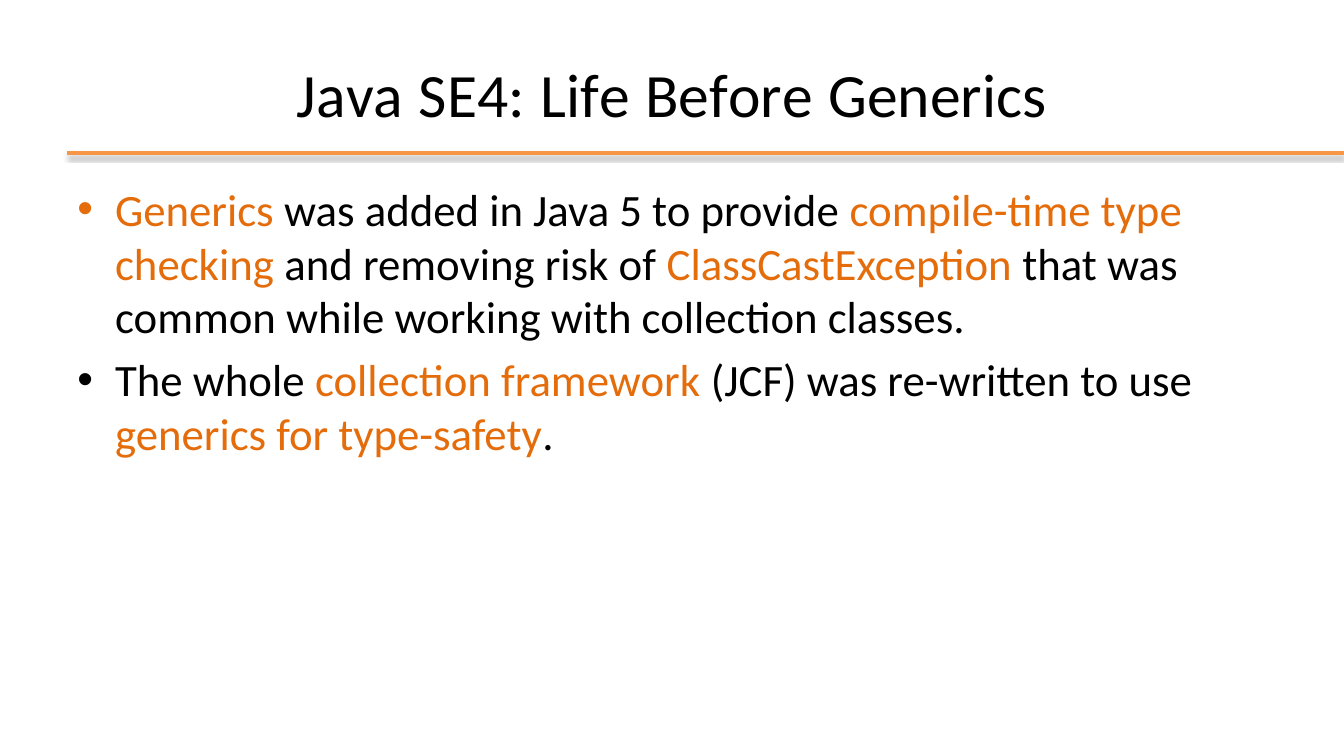
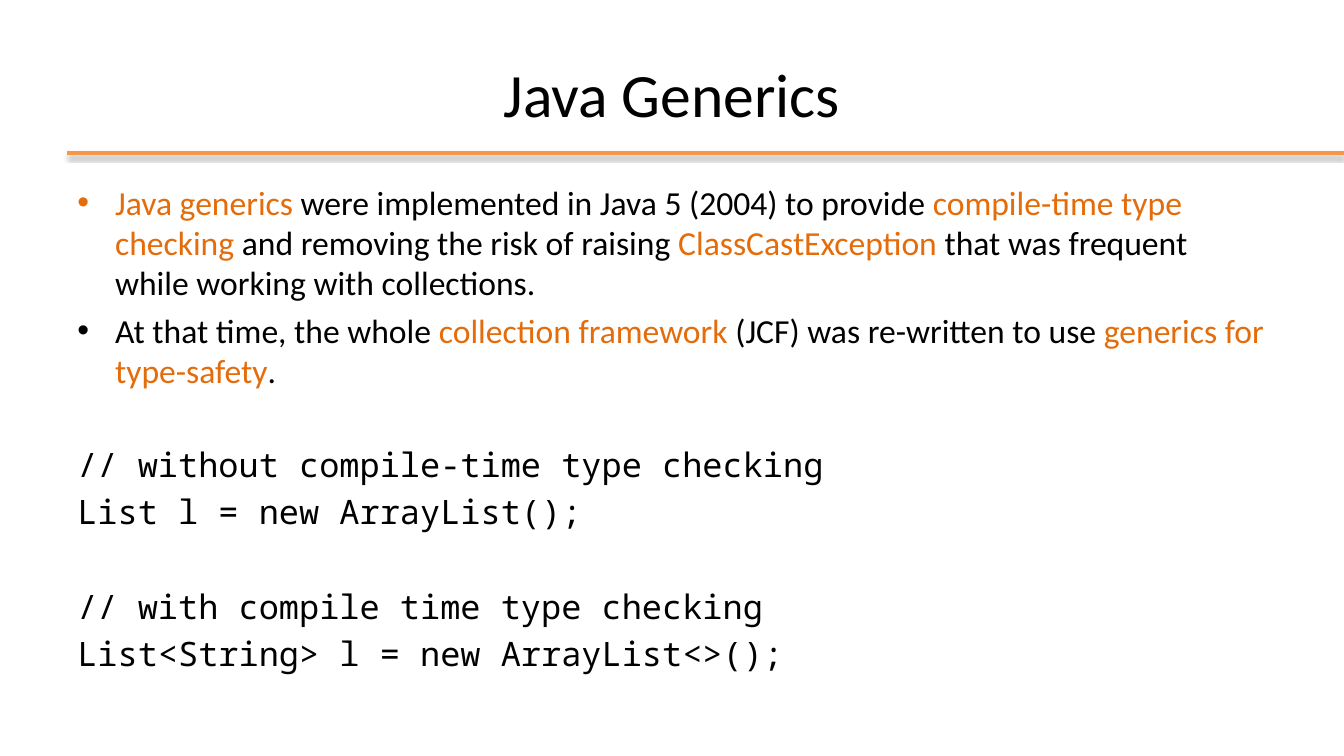
Before and after one commit to plctechnician/ooprogramming, a slide deck: slide 2 of java/slides/ppt/05 - Java Generic Data Structures.pptx. Drawn at 1344x756 pixels with LibreOffice and Linux fonts; fonts in the diff are those of the drawing; background and template pictures are left out. Boxes give left, top, right and bottom in pixels: in the first picture for what was removed or moved away, otherwise in the second. Text is boxed around its words. In the diff, an @@ line names an element or a change of style, - is before the commit and + after.

```diff
--- a/java/slides/ppt/05 - Java Generic Data Structures.pptx
+++ b/java/slides/ppt/05 - Java Generic Data Structures.pptx
@@ title at [503,74,840,118]: text changed @@
-Java SE4: Life Before Generics
+Java Generics
@@ text at [77,190,1264,675]: text changed; size 32 to 24.1 pt @@
-• Generics was added in Java 5 to provide compile-time type checking and removing risk of ClassCastException that was common while working with collection classes.
-• The whole collection framework (JCF) was re-written to use generics for type-safety.
+• Java generics were implemented in Java 5 (2004) to provide compile-time type checking and removing the risk of raising ClassCastException that was frequent while working with collections.
+• At that time, the whole collection framework (JCF) was re-written to use generics for type-safety.
+// without compile-time type checking
+List l = new ArrayList();
+// with compile time type checking
+List<String> l = new ArrayList<>();
```
Also in this commit, not shown: 13 other slides changed, 2 slides added, 10 slides removed.
